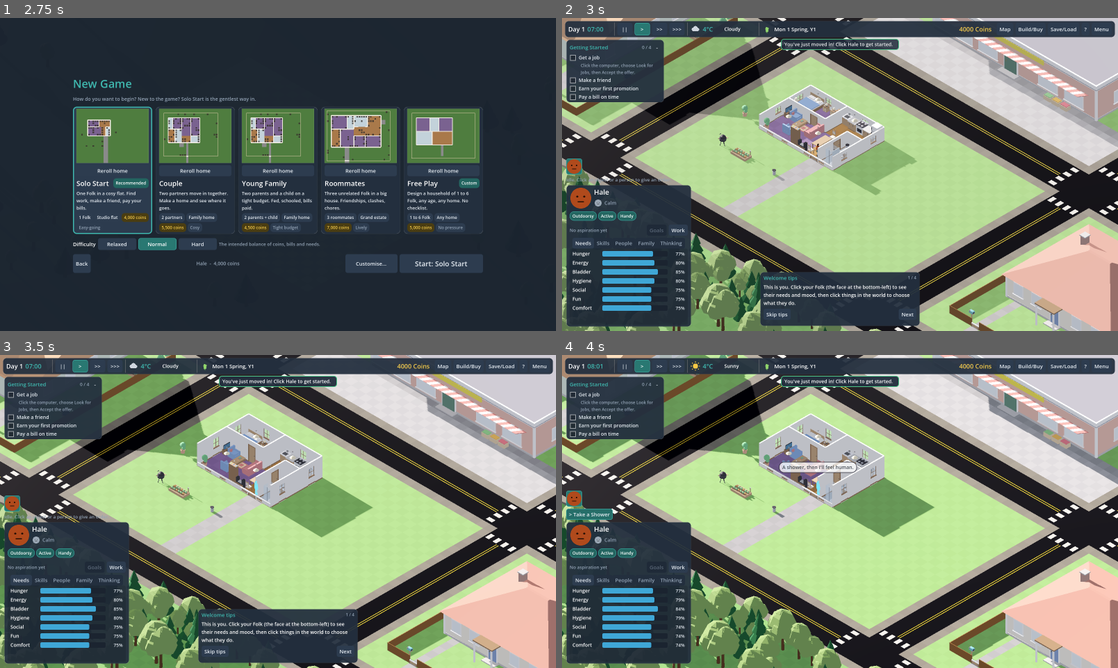
Above: before the commit, frames 1-4 (two rows, left to right).
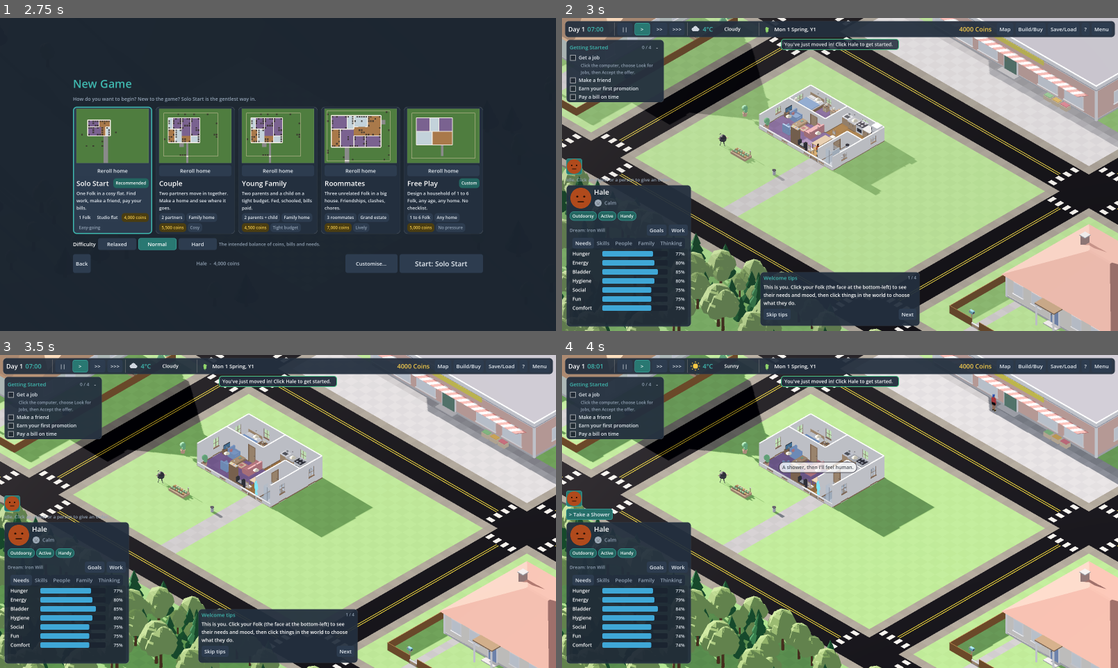
Above: after the commit, the same moments.

Repository: facesnatcher56-star/sim4
Game: Godot game, scene res://scenes/main.tscn
Two runs of this game, one before a commit and one after it. Both use one fixed random seed, a clock stepped at 60 frames per second and the inputs below.
Inputs:
- Up to frame 1 (2.75 s): click "New Game" at 0.5 s; click "Normal" at 1.25 s; click "Normal" at 2 s
- Up to frame 2 (3 s): click "Start: Solo Start" at 2.75 s
- Up to frame 3 (3.5 s): no input
- Up to frame 4 (4 s): click "Skip tips" at 3.5 s

Frame 1 is identical in both runs. In frame 2, less than 0.1% of the frame differs, in the area x 1-19%, y 67-69%; in frame 3, less than 0.1%; in frame 4, 0.1%, in the area x 1-79%, y 12-69%.
Error before the commit: Parse Error: Static function "player_busy()" not found in base "CareerShifts". (res://scripts/systems/commute.gd:117)

Commit message:
Fix main: add the matching career_shifts.gd (player_busy, missed) that commute.gd calls
Co-Authored-By: Claude Sonnet 5.5 <noreply@anthropic.com>

Diff:
--- a/scripts/systems/career_shifts.gd
+++ b/scripts/systems/career_shifts.gd
@@ -20,6 +20,12 @@
 
 static func skip_work_today(folk_id: int) -> void:
 	Careers.skip_flags[folk_id] = SysUtil.day()
+
+static func is_critical(f) -> bool:
+	return _critical(f)
+
+static func player_busy(f) -> bool:
+	return _player_busy(f)
 
 static func _critical(f) -> bool:
 	var lim: float = float(Careers.settings().get("critical_need", -65))
@@ -37,23 +43,36 @@
 	return false
 
 static func on_minute() -> void:
+	Commute.on_minute()
 	var day: int = SysUtil.day()
 	var h: float = SysUtil.hour_f()
 	for f in WorldIface.all_folk():
 		var fid: int = int(f.id)
-		if SysUtil.is_away(f) or Away.pending.has(fid):
+		if SysUtil.is_away(f) or Away.pending.has(fid) or Commute.active(fid) or Away.is_away(fid):
 			continue
 		if Careers.jobs.has(fid):
 			var j: Dictionary = Careers.jobs[fid]
-			if int(j["attempt_day"]) != day and is_work_day(str(j["career"]), day, str(j.get("shift", "day"))) and in_shift_window(h, f.work_start, f.work_end):
+			if int(j["attempt_day"]) != day and is_work_day(str(j["career"]), day, str(j.get("shift", "day"))) \
+					and in_shift_window(h + _lead(f, h, f.work_start, f.work_end), f.work_start, f.work_end):
 				j["attempt_day"] = day
 				_start_shift(f, j, h)
 		elif Careers.school.has(fid):
 			var sc: Dictionary = Careers.cfg().get("school", {})
 			var st: Dictionary = Careers.school[fid]
-			if int(st["attempt_day"]) != day and is_school_day(day) and h >= float(sc.get("start", 9)) and h < float(sc.get("end", 15)):
+			var s0: float = float(sc.get("start", 9))
+			if int(st["attempt_day"]) != day and is_school_day(day) and h + _lead(f, h, s0, float(sc.get("end", 15))) >= s0 and h < float(sc.get("end", 15)):
 				st["attempt_day"] = day
 				_start_school(f, st, h, sc)
+
+## Hours before the start at which a folk has to leave home so that the walk to the workplace gets there on time (0 without a map).
+static func _lead(f, h: float, start: float, end: float) -> float:
+	if not in_shift_window(h + 4.0, start, end):
+		return 0.0                    # nowhere near the start yet: skip the route question
+	return Commute.lead_hours(f)
+
+## Absolute game minute of today's `hour`.
+static func _abs_min(hour: float) -> int:
+	return (SysUtil.day() - 1) * 1440 + int(round(hour * 60.0))
 
 static func _start_shift(f, j: Dictionary, h: float) -> void:
 	var fid: int = int(f.id)
@@ -76,10 +95,30 @@
 	if end_h <= f.work_start:
 		end_h += 24.0
 	var minutes: float = (end_h - h) * 60.0
+	var due: int = _abs_min(f.work_start)
+	if Commute.begin(f, "work", {"due_min": due, "end_min": due + int(round((end_h - f.work_start) * 60.0)), "career": j["career"], "title": title,
+			"shift": str(j.get("shift", "day")), "level": j["level"], "shift_end": f.work_end}):
+		SysUtil.game_event("work_dispatched", {"folk_id": fid, "commute": true})
+		return
 	var data: Dictionary = {"kind": "work", "shift": str(j.get("shift", "day")), "career": j["career"], "level": j["level"], "title": title,
 		"label": "At work: " + title, "shift_end": f.work_end}
 	if Away.send(f, minutes, "work", data):
 		SysUtil.game_event("work_dispatched", {"folk_id": fid})
+
+## Did not turn up (commute abandoned): same bookkeeping as a skip, plus the `missed_shift` event the missing-person score reads.
+static func missed(f, kind: String, why: String) -> void:
+	var fid: int = int(f.id)
+	if kind == "school":
+		var sc: Dictionary = Careers.cfg().get("school", {})
+		var st: Dictionary = Careers.school.get(fid, {})
+		if not st.is_empty():
+			st["skipped"] = int(st["skipped"]) + 1
+			st["grade"] = clampf(float(st["grade"]) - float(sc.get("skip_penalty", 12)), 0.0, 100.0)
+		SysUtil.notify("%s %s." % [f.name, why], "warn")
+		SysUtil.game_event("missed_shift", {"folk_id": fid, "kind": "school", "why": why})
+		return
+	if Careers.jobs.has(fid):
+		_record_skip(f, Careers.jobs[fid], float(Careers.settings().get("skip_penalty", 15)), why)
 
 static func _record_skip(f, j: Dictionary, penalty: float, why: String) -> void:
 	j["days_skipped"] = int(j["days_skipped"]) + 1
@@ -89,6 +128,7 @@
 	_trim_log()
 	CareerProgress.add_performance(int(f.id), -penalty, true)
 	SysUtil.game_event("skipped_work", {"folk_id": f.id, "penalty": penalty})
+	SysUtil.game_event("missed_shift", {"folk_id": f.id, "kind": "work", "why": why})
 
 static func _trim_log() -> void:
 	while Careers.shift_log.size() > 60:
@@ -99,15 +139,19 @@
 	var fid: int = int(f.id)
 	match str(rec["reason"]):
 		"work":
+			if bool(rec["data"].get("commute", false)):
+				return                  # a real commute already announced the departure (Commute.begin) and the arrival
 			SysUtil.game_event("left_for_work", {"folk_id": fid, "career": rec["data"].get("career", ""), "title": rec["data"].get("title", ""),
 				"shift_end": rec["data"].get("shift_end", 0.0)})
 		"school":
-			SysUtil.game_event("left_for_school", {"folk_id": fid})
+			if not bool(rec["data"].get("commute", false)):
+				SysUtil.game_event("left_for_school", {"folk_id": fid})
 
 ## Away finished (completed shift or interrupted).
 static func on_returned(f, rec: Dictionary) -> void:
 	var fid: int = int(f.id)
 	var completed: bool = bool(rec.get("completed", false))
+	Commute.on_shift_end(f, rec)                 # walk home from the workplace (no-op for an old-style rabbit hole)
 	match str(rec["reason"]):
 		"work":
 			if not Careers.jobs.has(fid):
@@ -169,6 +213,9 @@
 		st["skipped"] = int(st["skipped"]) + 1
 		st["grade"] = clampf(float(st["grade"]) - float(sc.get("skip_penalty", 12)), 0.0, 100.0)
 		SysUtil.notify("%s skipped school (-%d grade)." % [f.name, int(sc.get("skip_penalty", 12))], "warn")
+		SysUtil.game_event("missed_shift", {"folk_id": f.id, "kind": "school", "why": "chose to skip school"})
+		return
+	if Commute.begin(f, "school", {"due_min": _abs_min(float(sc.get("start", 9))), "end_min": _abs_min(float(sc.get("end", 15)))}):
 		return
 	var minutes: float = (float(sc.get("end", 15)) - h) * 60.0
 	Away.send(f, minutes, "school", {"label": "At school"})
